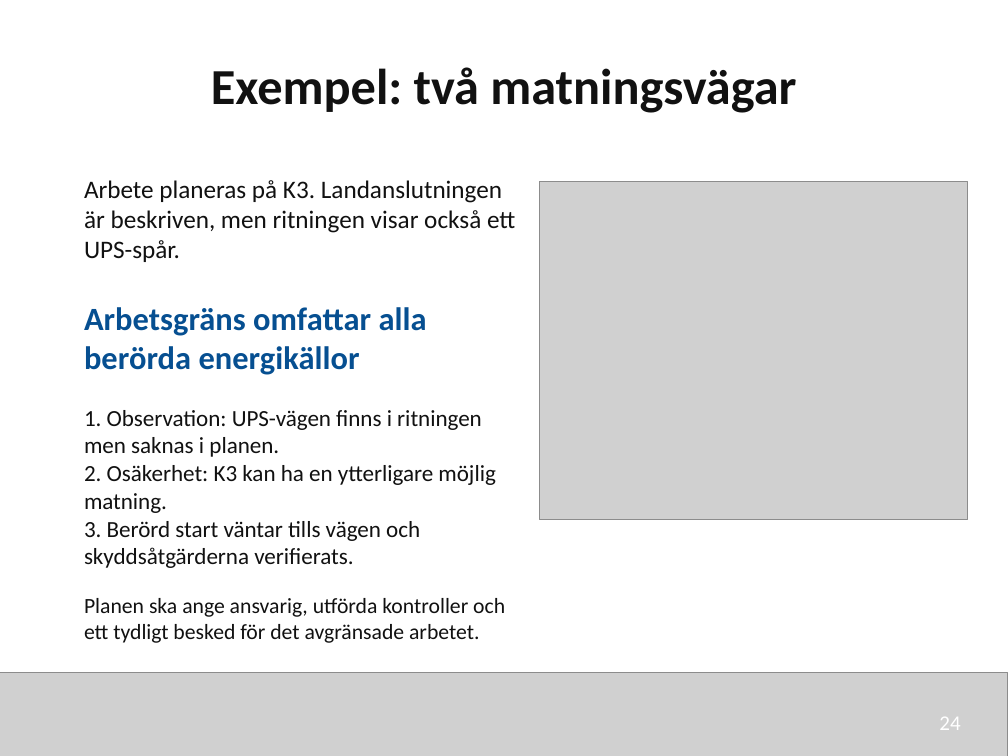
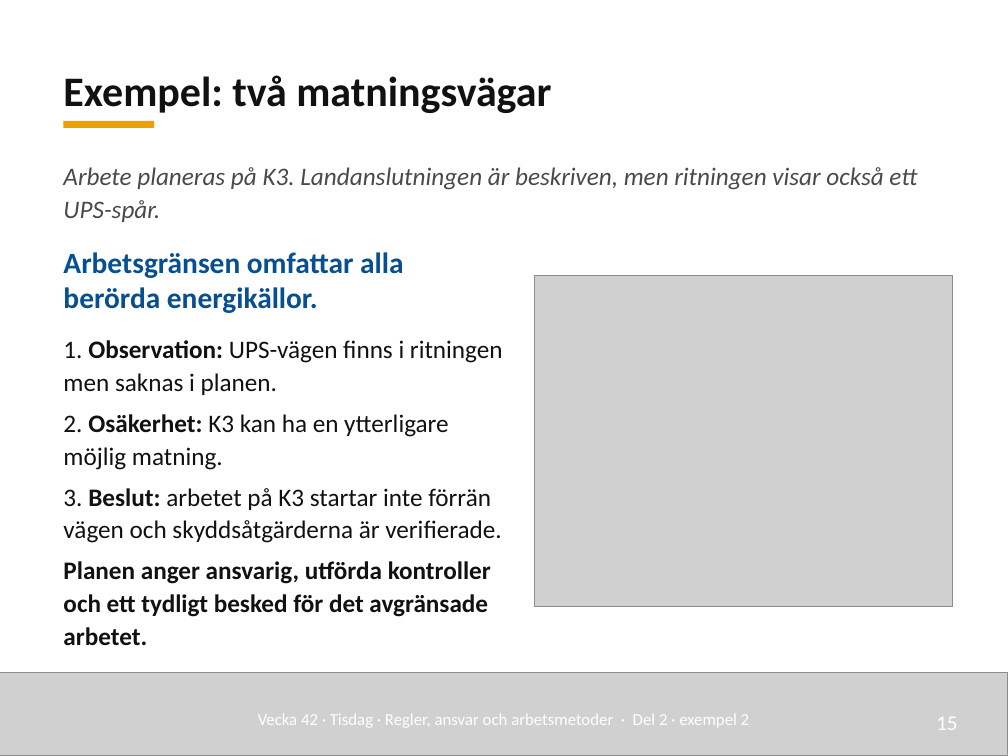
Before and after one commit to nj22az/nj22az.github.io, a slide deck: slide 15 of sjoskolan/vecka-42/aktuell/v42_02_Regler_ansvar_och_arbetsmetoder_elev.pptx (slide 24 before the commit). Drawn at 1008x756 pixels with LibreOffice and Linux fonts; fonts in the diff are those of the drawing; grey boxes stand for pictures. Boxes give left, top, right and bottom in pixels: in the first picture for what was removed or moved away, otherwise in the second. Text is boxed around its words. In the diff, an @@ line names an element or a change of style, - is before the commit and + after.

```diff
--- a/sjoskolan/vecka-42/aktuell/v42_02_Regler_ansvar_och_arbetsmetoder_elev.pptx
+++ b/sjoskolan/vecka-42/aktuell/v42_02_Regler_ansvar_och_arbetsmetoder_elev.pptx
@@ text "Exempel: två matningsvägar": place and size @@
-text "Exempel: två matningsvägar" at [211, 67, 796, 113]
+text "Exempel: två matningsvägar" at [63, 75, 551, 113]
@@ text "Exempel: två matningsvägar" at [63, 75, 551, 113]: size 36 to 30 pt; alignment centre to left; line spacing 1 to 1.08; vertical alignment top to bottom @@
@@ rectangle added at [64, 121, 154, 128], fill #EDA100 @@
@@ text "Arbete planeras på K3. Landanslutningen ...": place and size @@
-text "Arbete planeras på K3. Landanslutningen ..." at [84, 180, 515, 262]
+text "Arbete planeras på K3. Landanslutningen ..." at [63, 167, 917, 222]
@@ text "Arbete planeras på K3. Landanslutningen ..." at [63, 167, 917, 222]: text colour #111111 to #4A4A4A, italic on; line spacing 1 to 1.08 @@
@@ text "Arbetsgränsen omfattar alla berörda energikällor.": place and size @@
-text "Arbetsgränsen omfattar alla berörda energikällor." at [84, 410, 495, 568]
+text "Arbetsgränsen omfattar alla berörda energikällor." at [63, 252, 503, 645]
@@ text at [63, 252, 403, 313]: paragraph added @@
+Arbetsgränsen omfattar alla berörda energikällor.
@@ picture: place and size @@
-picture at [539, 181, 968, 520]
+picture at [534, 276, 953, 607]
@@ text removed at [84, 307, 427, 375] @@
-Arbetsgräns omfattar alla berörda energikällor
@@ text at [63, 340, 503, 470]: size 16.5 to 18 pt in "1. Observation: UPS-vägen finns i ritningen men ...", "2. Osäkerhet: K3 kan ha en ytterligare ..."; bold on in "Observation:", "Osäkerhet:"; line spacing 1 to 1.08; more space between paragraphs @@
@@ text at [63, 488, 502, 645]: text changed; size 16.5 to 18 pt; bold on @@
-3. Berörd start väntar tills vägen och skyddsåtgärderna verifierats.
+3. Beslut: arbetet på K3 startar inte förrän vägen och skyddsåtgärderna är verifierade.
+Planen anger ansvarig, utförda kontroller och ett tydligt besked för det avgränsade arbetet.
@@ text removed at [84, 598, 505, 643] @@
-Planen ska ange ansvarig, utförda kontroller och ett tydligt besked för det avgränsade arbetet.
@@ text added at [258, 714, 749, 727], 12 pt, text #FFFFFF @@
+Vecka 42 · Tisdag · Regler, ansvar och arbetsmetoder · Del 2 · exempel 2
@@ text added at [936, 717, 957, 730], 15 pt, text #FFFFFF @@
+15
@@ text removed at [939, 717, 960, 730] @@
-24
```
Also in this commit, not shown: 8 other slides changed, 11 slides added, 27 slides removed, 57 other files.
